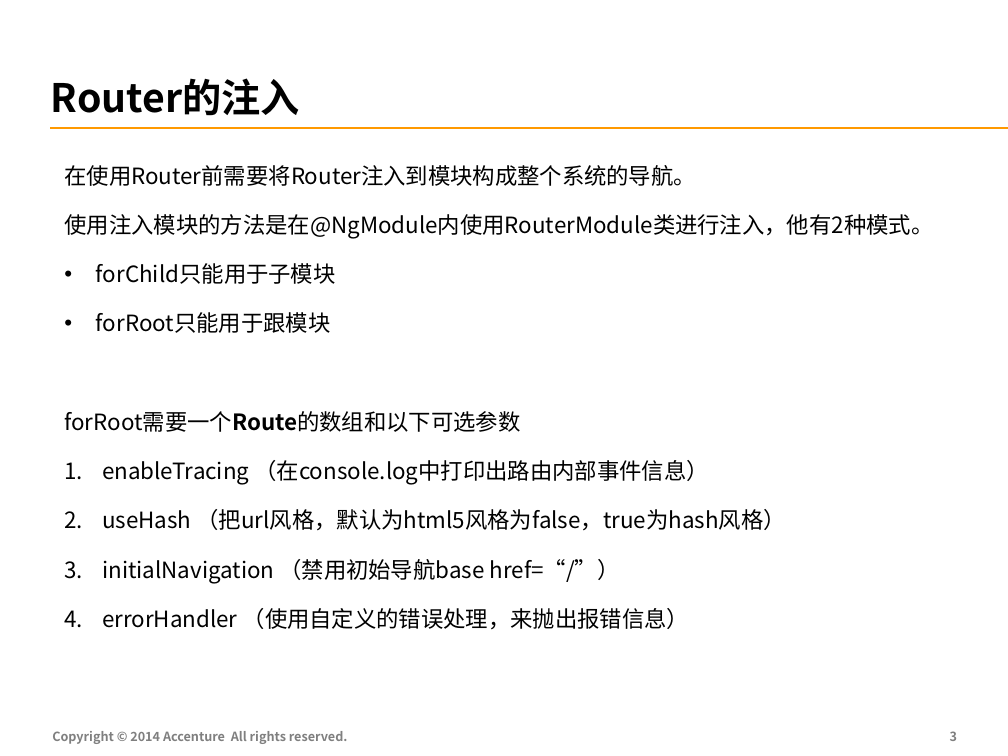
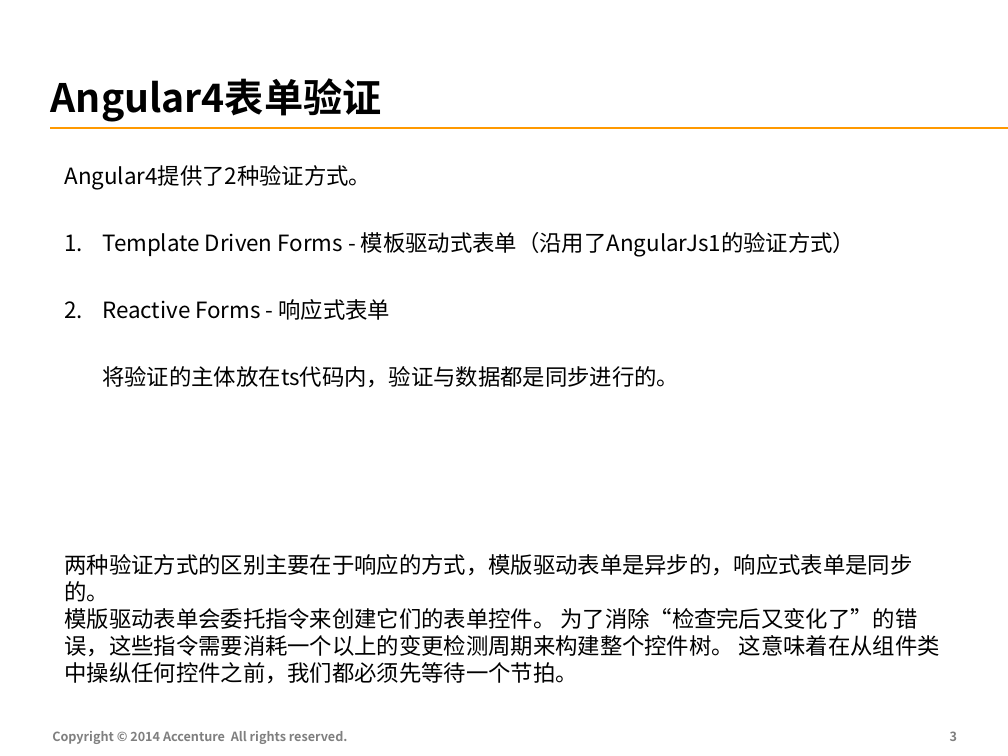
Before and after one commit to FS-Angular-Interest-Group/AngularTraining, a slide deck: slide 4 of PPT/09-Accenture-FS-Angular-Form.pptx. Drawn at 1008x756 pixels with LibreOffice and Linux fonts; fonts in the diff are those of the drawing. Boxes give left, top, right and bottom in pixels: in the first picture for what was removed or moved away, otherwise in the second. Text is boxed around its words. In the diff, an @@ line names an element or a change of style, - is before the commit and + after.

Commit message:
forms

```diff
--- a/PPT/09-Accenture-FS-Angular-Form.pptx
+++ b/PPT/09-Accenture-FS-Angular-Form.pptx
@@ title at [51, 78, 382, 122]: text changed @@
-Router的注入
+Angular4表单验证
@@ text at [64, 165, 940, 684]: text changed @@
-在使用Router前需要将Router注入到模块构成整个系统的导航。
-使用注入模块的方法是在@NgModule内使用RouterModule类进行注入，他有2种模式。
-• forChild只能用于子模块
-• forRoot只能用于跟模块
-forRoot需要一个Route的数组和以下可选参数
-1. enableTracing （在console.log中打印出路由内部事件信息）
-2. useHash （把url风格，默认为html5风格为false，true为hash风格）
-3. initialNavigation （禁用初始导航base href=“/”）
-4. errorHandler （使用自定义的错误处理，来抛出报错信息）
+Angular4提供了2种验证方式。
+1. Template Driven Forms - 模板驱动式表单（沿用了AngularJs1的验证方式）
+2. Reactive Forms - 响应式表单
+   将验证的主体放在ts代码内，验证与数据都是同步进行的。
+两种验证方式的区别主要在于响应的方式，模版驱动表单是异步的，响应式表单是同步的。
+模版驱动表单会委托指令来创建它们的表单控件。 为了消除“检查完后又变化了”的错误，这些指令需要消耗一个以上的变更检测周期来构建整个控件树。 这意味着在从组件类中操纵任何控件之前，我们都必须先等待一个节拍。
```
Also in this commit, not shown: 2 other slides changed, 1 slide added, 1 slide removed.
